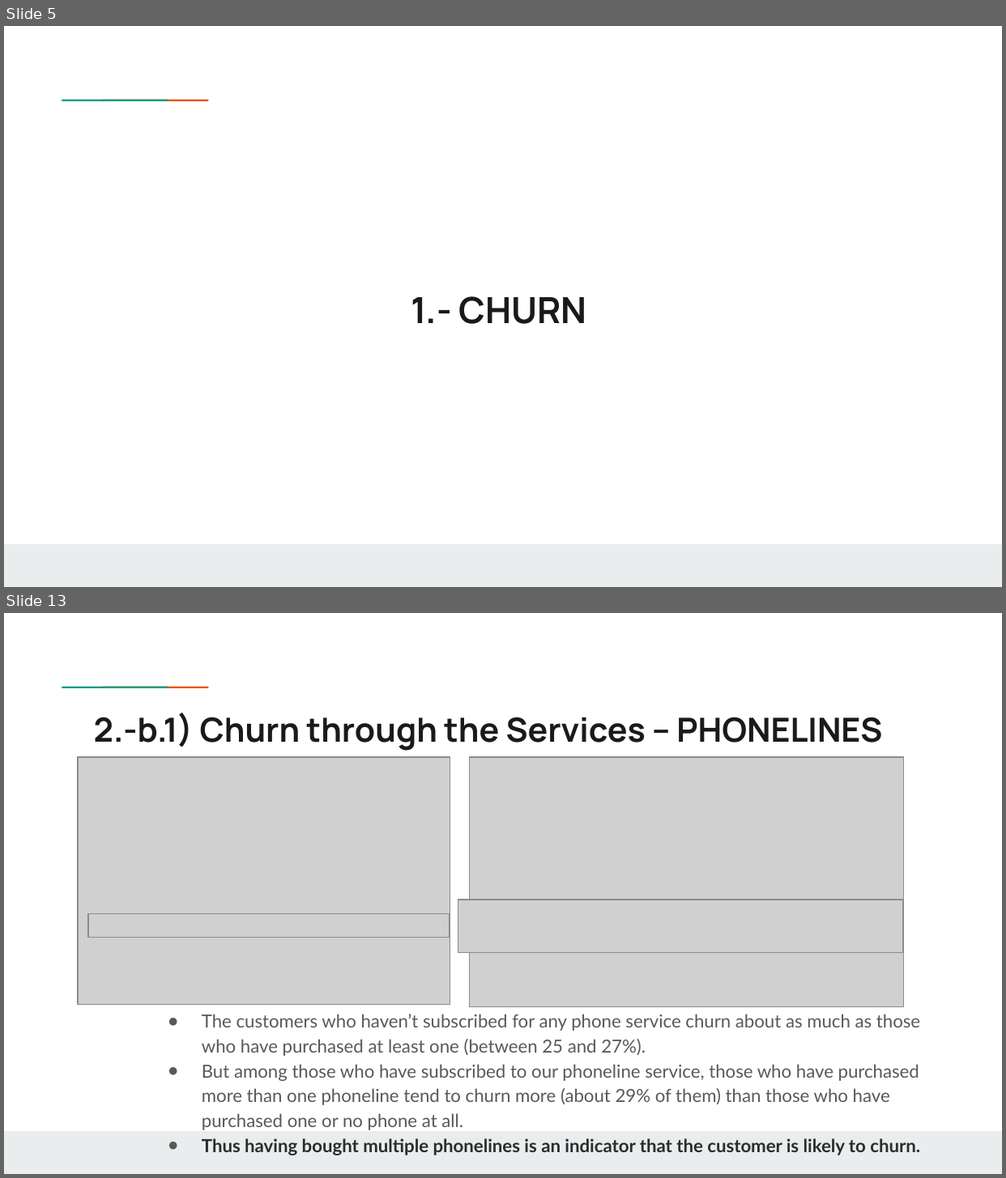
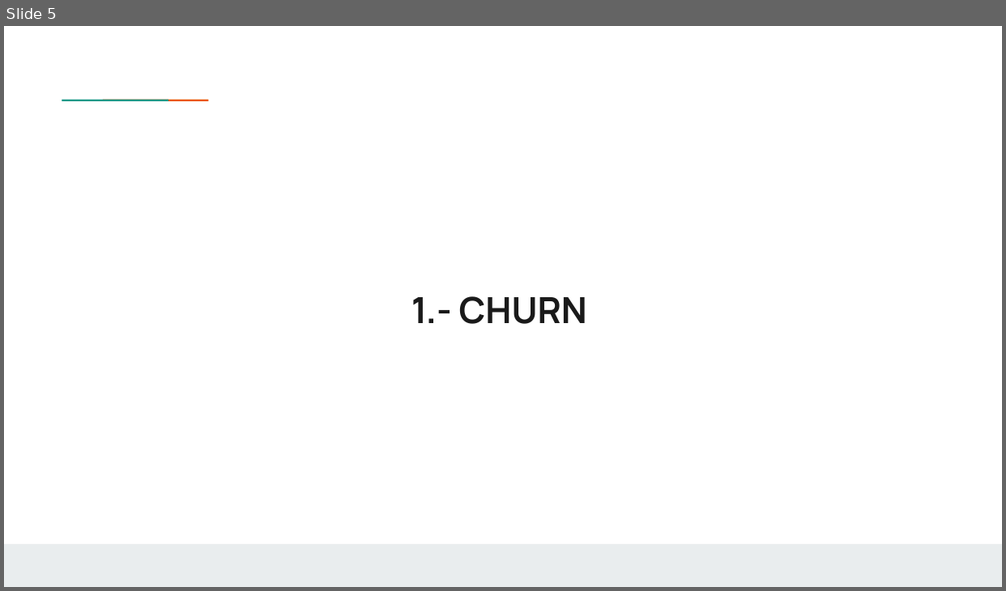
Before and after one commit to weinerkervens/churn_analysis, a slide deck: presentation.pptx. Shown one above the other, each under a label of ours: slides 5 and 13 before the commit, slide 5 after it; the slides between them are not shown. The pictures are 1006x1178 and 1006x591 pixels, drawn with LibreOffice and Linux fonts; fonts in the diff are those of the drawing; grey boxes stand for pictures; background and template pictures are left out. Boxes give left, top, right and bottom in pixels: in the first picture for what was removed or moved away, otherwise in the second. Text is boxed around its words. In the diff, an @@ line names an element or a change of style, - is before the commit and + after.

```diff
--- a/presentation.pptx
+++ b/presentation.pptx
@@ slide 13 removed at [4,613,1002,1174], background #FFFFFF; not listed: 3 template elements that a slide beside it also shows @@
@@ title removed at [94,713,882,751] @@
-2.-b.1) Churn through the Services – PHONELINES
@@ picture removed at [78,756,450,1004] @@
@@ picture removed at [469,756,903,1007] @@
@@ picture removed at [458,900,903,952] @@
@@ picture removed at [87,914,449,939] @@
@@ text removed at [202,1014,920,1156] @@
-● The customers who haven’t subscribed for any phone service churn about as much as those who have purchased at least one (between 25 and 27%).
-● But among those who have subscribed to our phoneline service, those who have purchased more than one phoneline tend to churn more (about 29% of them) than those who have purchased one or no phone at all.
-● Thus having bought multiple phonelines is an indicator that the customer is likely to churn.
```
Also in this commit, not shown: 1 slide changed, 1 slide added, 25 other slides removed.
